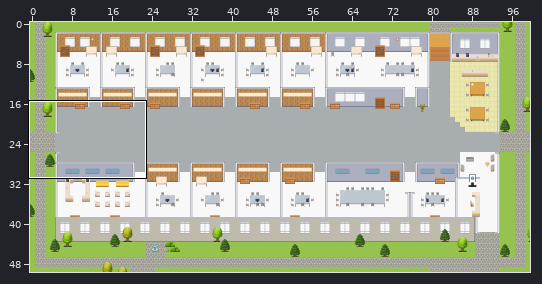
A Tiled map (JSON) gets an edit: maps/CS-Customer-Experience-Platform-Exchange-Trade-Experience-Unit.tmj. Above: a wide view before the commit, with the close-up outlined.
Close-up. Old version:
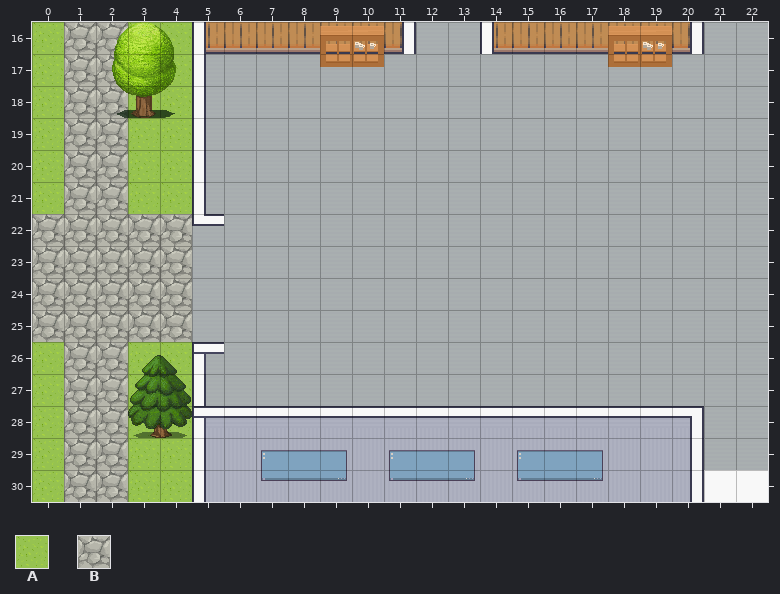
Cells are 32x32 px. Shown: x 0..22, y 16..30. The commit also changed other parts of the map, which this record leaves out.
Key: from "Exterior": A 629, B 638.
_ is an empty cell, # one hidden under a higher layer.
Layers that did not change in this view are not listed.
Layer "outside" before, first column x 0:
16 ABBAA##################
17 ABB#A##################
18 ABBAA##################
19 ABBAA##################
20 ABBAA##################
21 ABBAA##################
22 BBBBB##################
23 BBBBB##################
24 BBBBB##################
25 BBBBB##################
26 ABBAA##################
27 ABBAA##################
28 ABBAA##################
29 ABBAA##################
30 ABBAA##################
And afterwards:
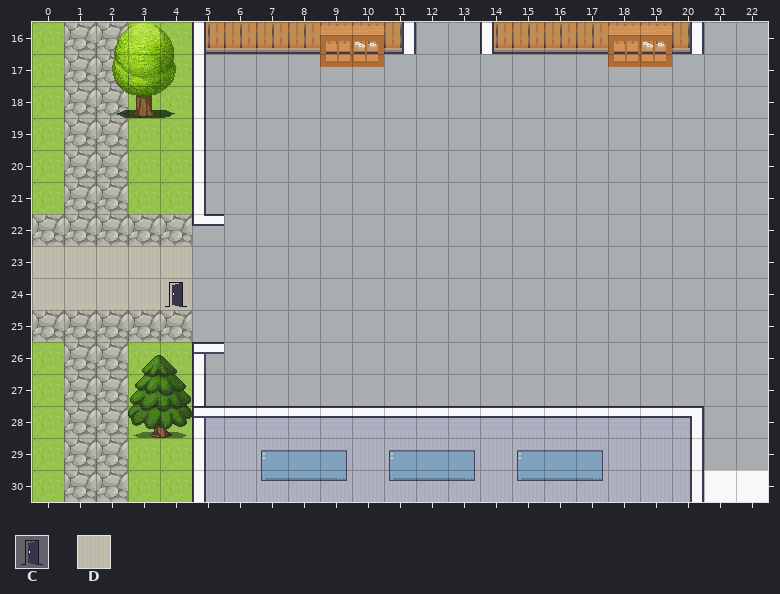
Further tiles: from "User_Zones": C 65; from "room2": D 328.
Changes in this commit:
Layer "outside":
y 23..24: x 0..4 BBBBB -> DDDDD
Layer "zones":
y 24: x 4 _ -> C
